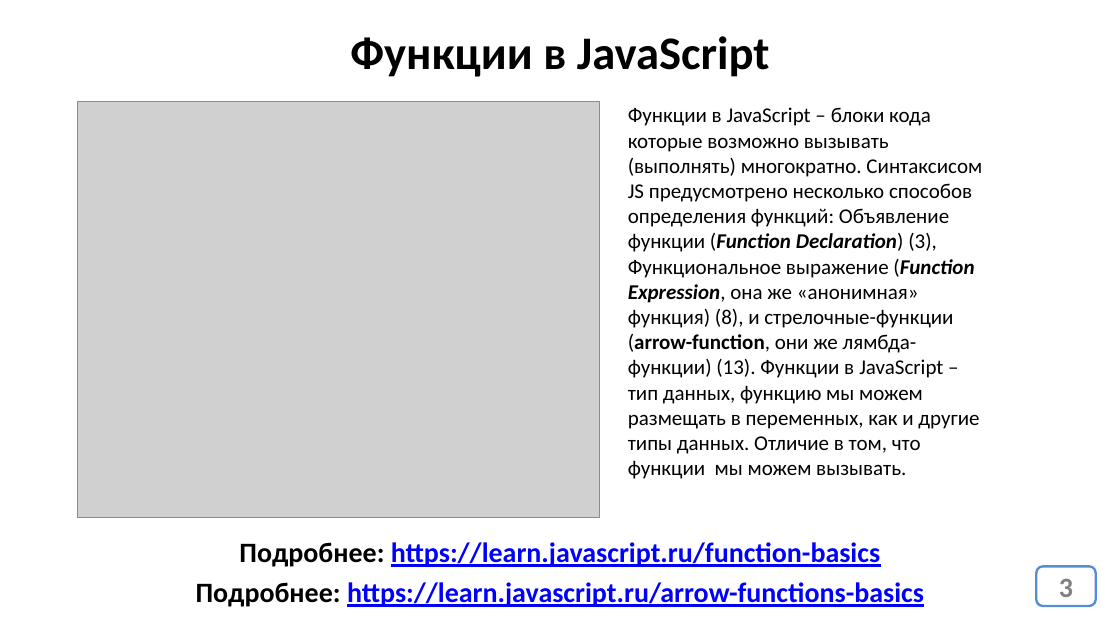
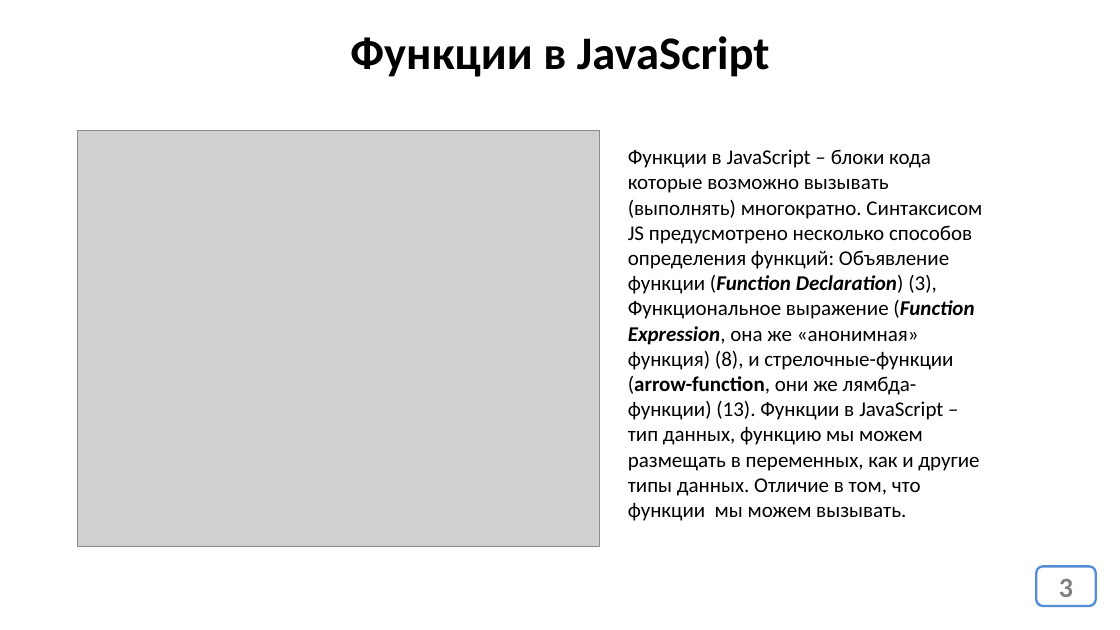
Before and after one commit to js-17-ort-dnipro/lesson03, a slide deck: slide 3 of lesson03.pptx. Drawn at 1120x630 pixels with LibreOffice and Linux fonts; fonts in the diff are those of the drawing; grey boxes stand for pictures. Boxes give left, top, right and bottom in pixels: in the first picture for what was removed or moved away, otherwise in the second. Text is boxed around its words. In the diff, an @@ line names an element or a change of style, - is before the commit and + after.

```diff
--- a/lesson03.pptx
+++ b/lesson03.pptx
@@ picture: place and size @@
-picture at (77, 102, 600, 518)
+picture at (77, 130, 600, 547)
@@ text "Функции в JavaScript – блоки ...": place and size @@
-text "Функции в JavaScript – блоки ..." at (628, 107, 982, 479)
+text "Функции в JavaScript – блоки ..." at (628, 149, 982, 521)
@@ text removed at (239, 542, 880, 567) @@
-Подробнее: https://learn.javascript.ru/function-basics
@@ text removed at (196, 582, 924, 607) @@
-Подробнее: https://learn.javascript.ru/arrow-functions-basics
```
Also in this commit, not shown: 4 other slides changed, 1 other file.
